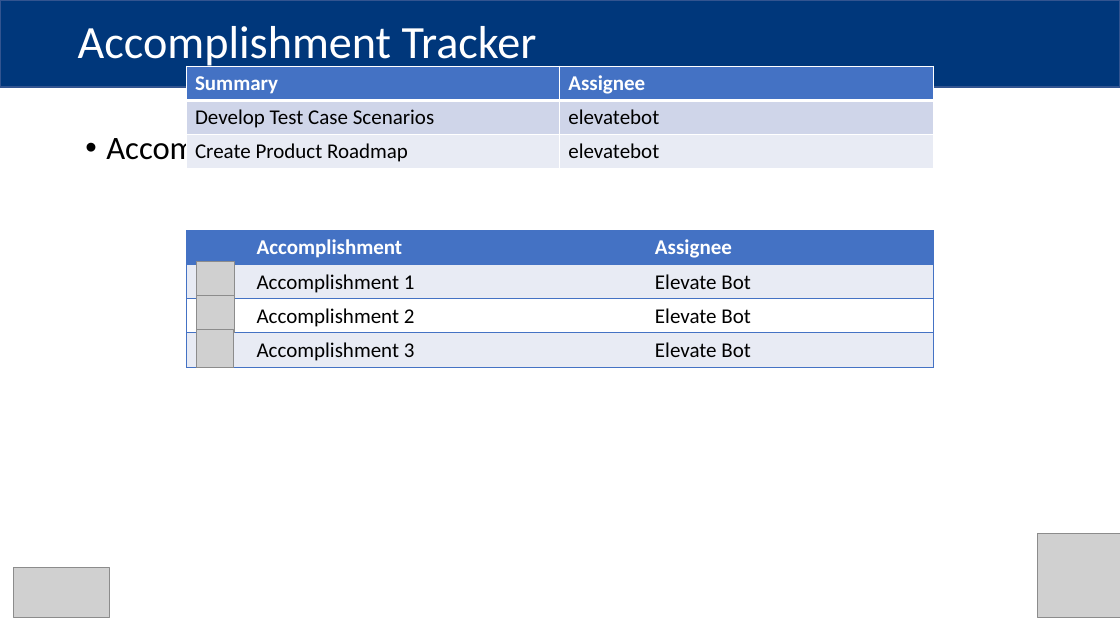
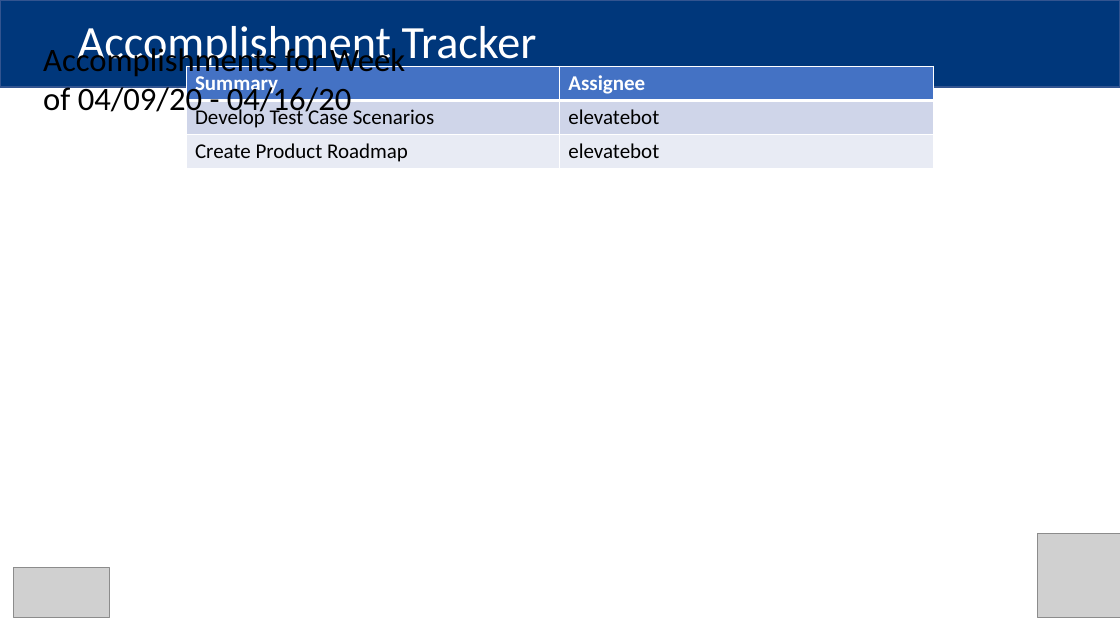
Before and after one commit to MindPetalSoftwareSolutions/VerticalApps_PMO-Bot, a slide deck: slide 2 of Data/Input/Robotic Process Automation PMO.pptx. Drawn at 1120x630 pixels with LibreOffice and Linux fonts; fonts in the diff are those of the drawing; grey boxes stand for pictures. Boxes give left, top, right and bottom in pixels: in the first picture for what was removed or moved away, otherwise in the second. Text is boxed around its words. In the diff, an @@ line names an element or a change of style, - is before the commit and + after.

```diff
--- a/Data/Input/Robotic Process Automation PMO.pptx
+++ b/Data/Input/Robotic Process Automation PMO.pptx
@@ text at [43,45,405,119]: text changed @@
-• Accomplishments for Week of
+Accomplishments for Week of 04/09/20 - 04/16/20
@@ table removed at [187,231,933,367], 4 rows, 3 columns @@
- | Accomplishment | Assignee
- | Accomplishment 1 | Elevate Bot
- | Accomplishment 2 | Elevate Bot
- | Accomplishment 3 | Elevate Bot
@@ picture removed at [197,261,234,298] @@
@@ picture removed at [197,295,234,332] @@
@@ picture removed at [197,330,234,367] @@
```
Also in this commit, not shown: 2 other slides changed, 19 other files.
